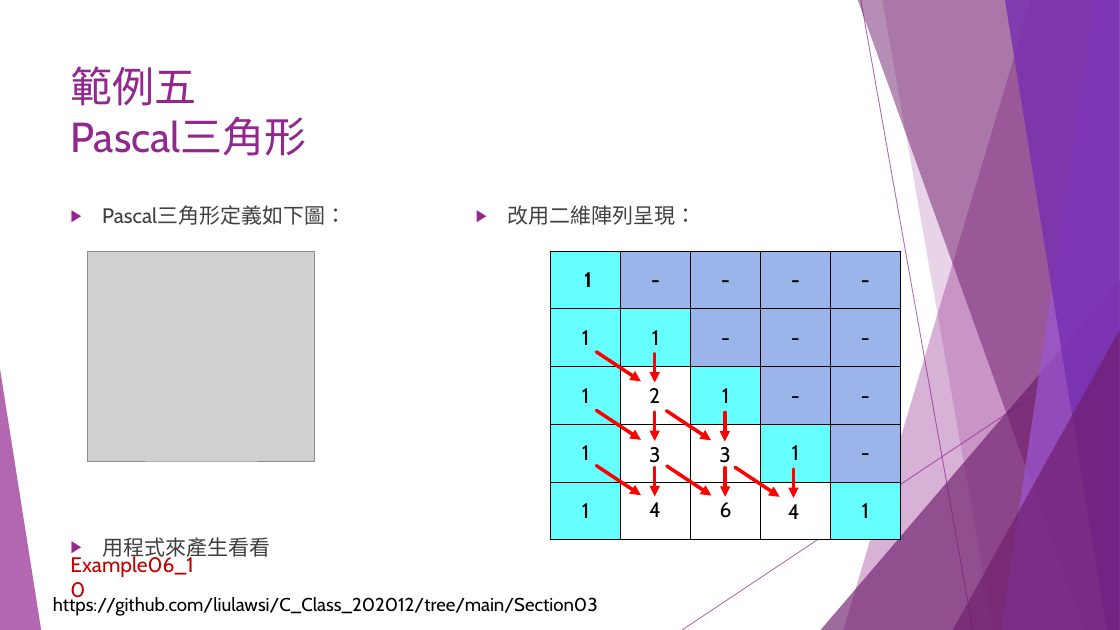
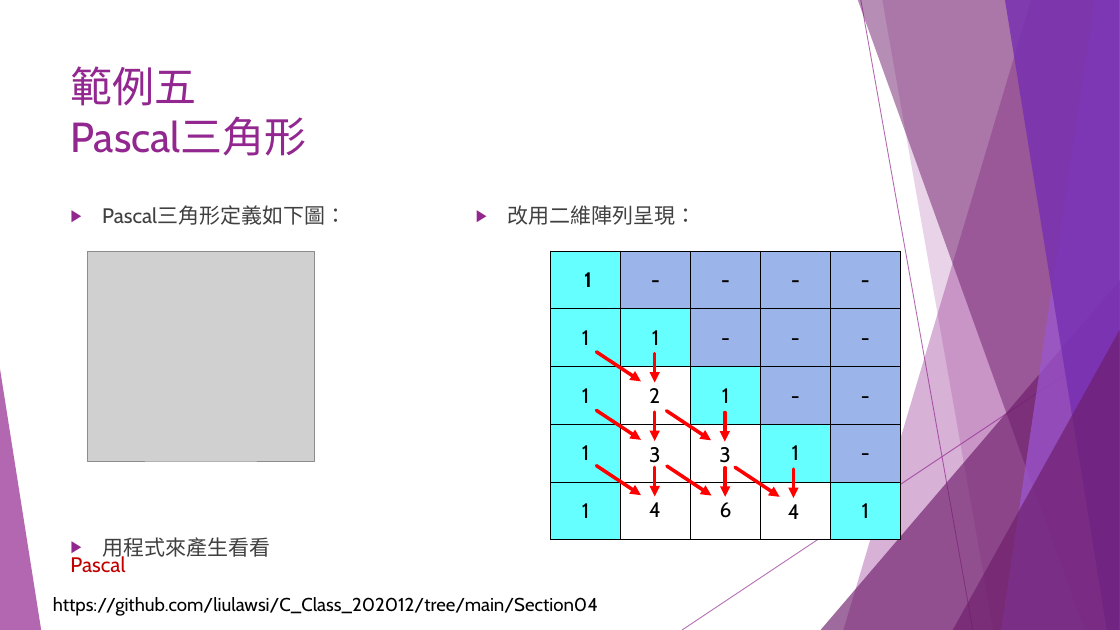
Before and after one commit to liulawsi/My_PPTs, a slide deck: slide 47 of CHING JIAN/C_Class/04陣列好好用.pptx (slide 41 before the commit). Drawn at 1120x630 pixels with LibreOffice and Linux fonts; fonts in the diff are those of the drawing; grey boxes stand for pictures. Boxes give left, top, right and bottom in pixels: in the first picture for what was removed or moved away, otherwise in the second. Text is boxed around its words. In the diff, an @@ line names an element or a change of style, - is before the commit and + after.

```diff
--- a/CHING JIAN/C_Class/04陣列好好用.pptx
+++ b/CHING JIAN/C_Class/04陣列好好用.pptx
@@ text at (70,554,125,573): text changed @@
-Example06_10
+Pascal
@@ text at (53,597,598,616): text changed @@
-https://github.com/liulawsi/C_Class_202012/tree/main/Section03
+https://github.com/liulawsi/C_Class_202012/tree/main/Section04
```
Also in this commit, not shown: 39 other slides changed, 3 slides added, 11 slides removed, 3 other files.
